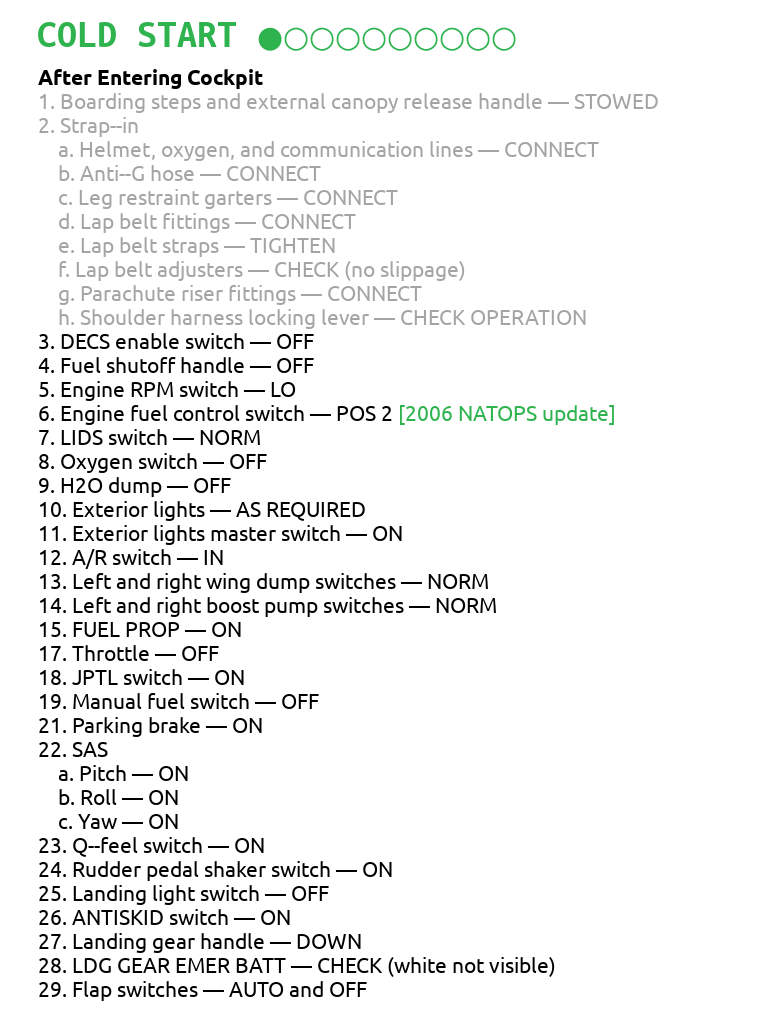
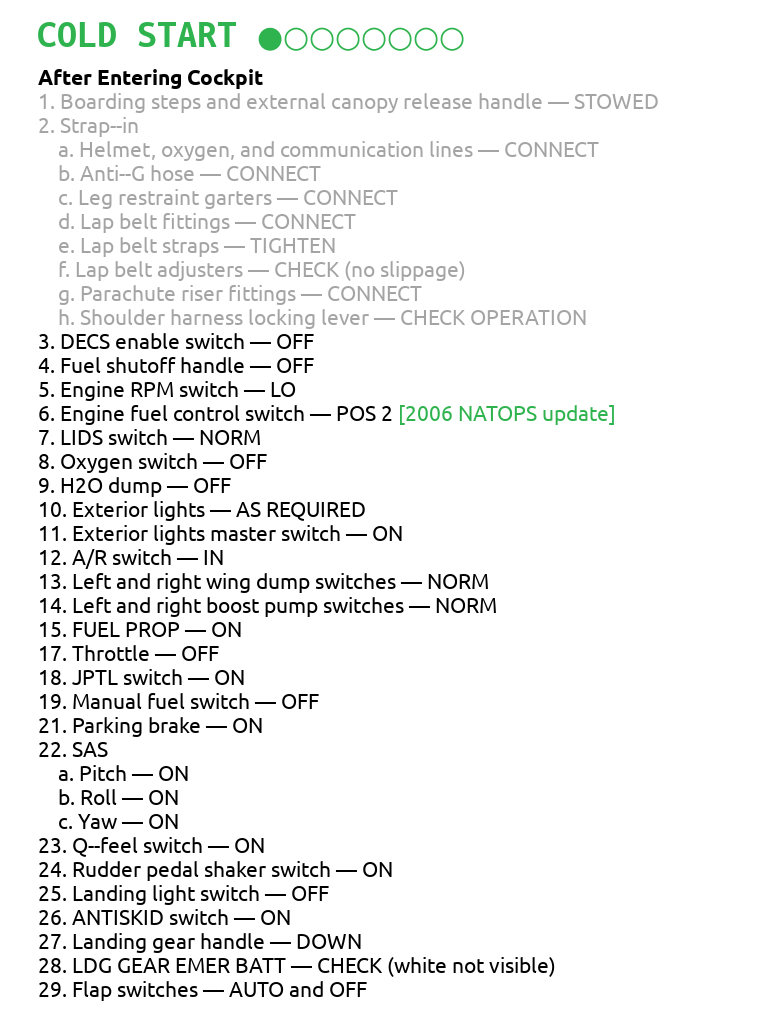
Layered file, before and after one edit (768 × 1024). Changes by layer:
renamed "COLD START ●○○○○○○○○○" to "COLD START ●○○○○○○○", painted on it over [466, 27, 516, 51]
